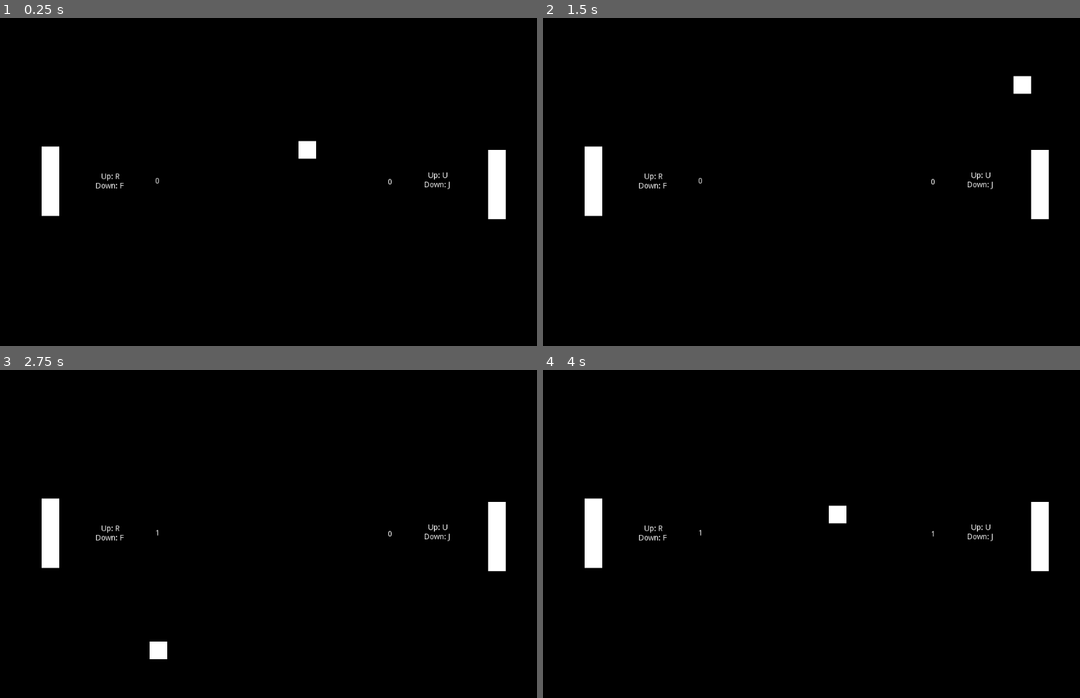
Above: before the commit, frames 1-4 (two rows, left to right).
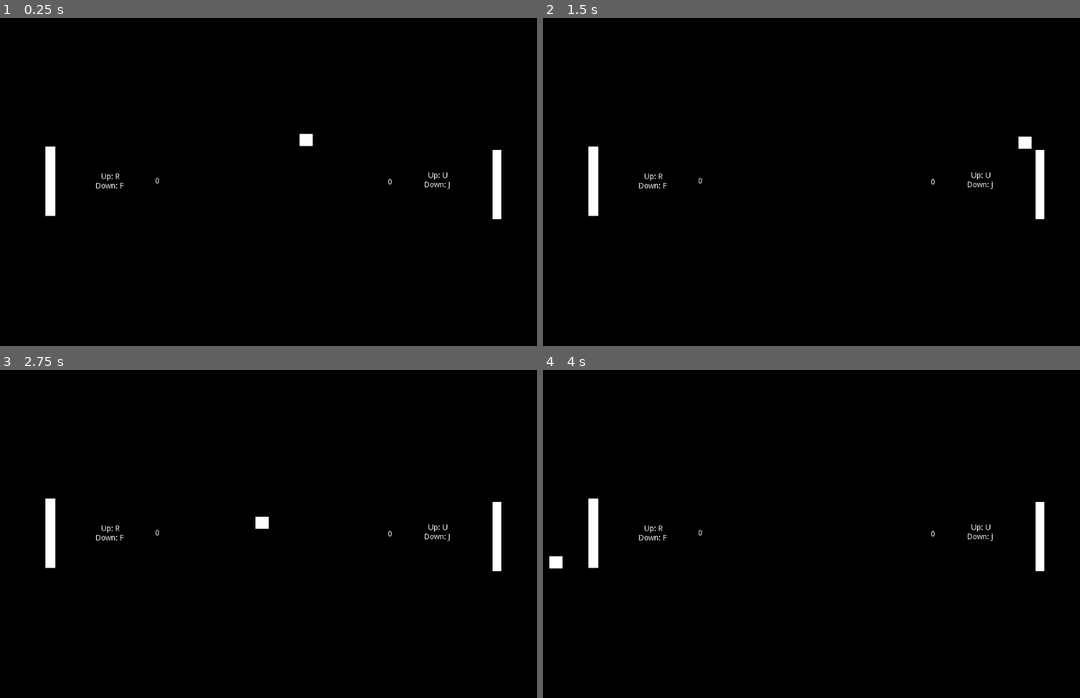
Above: after the commit, the same moments.

Repository: Boyquotes/pong-godot
Game: Godot game, scene res://scene/MainScreen2D.tscn
The game is run twice, just before and just after one commit, with the same random seed, the same clock (stepped at 60 frames per second) and the same inputs.
Inputs:
- Up to frame 1 (0.25 s): no input
- Up to frame 2 (1.5 s): tap Enter at 0.5 s; hold Up (ui_up) 0.53-1.28 s; hold Down (ui_down) from 1.28 s (still down)
- Up to frame 3 (2.75 s): release Down (ui_down) at 2.03 s; hold Up (ui_up) from 2.03 s (still down)
- Up to frame 4 (4 s): release Up (ui_up) at 3.53 s; hold Down (ui_down) from 3.53 s (still down)

The runs differ from the first frame. In frame 1, 0.9% of the frame differs, in the area x 7-95%, y 35-62%; in frame 2, 1.0%; in frame 3, 1.0%; in frame 4, 1.0%, in the area x 1-95%, y 39-62%.

Commit message:
Random move of ball

Diff:
--- a/source/scene/MainScreen2D.tscn
+++ b/source/scene/MainScreen2D.tscn
@@ -7,7 +7,7 @@
 [ext_resource path="res://texture/black.jpg" type="Texture" id=5]
 
 [sub_resource type="RectangleShape2D" id=1]
-extents = Vector2( 16, 63 )
+extents = Vector2( 9.5, 63 )
 
 [sub_resource type="RectangleShape2D" id=4]
 extents = Vector2( 10.5, 308 )
@@ -22,7 +22,7 @@
 extents = Vector2( 525.5, 10.5 )
 
 [sub_resource type="RectangleShape2D" id=6]
-extents = Vector2( 16, 16 )
+extents = Vector2( 12, 11 )
 
 [node name="MainScreen2D" type="Node2D"]
 script = ExtResource( 4 )
@@ -39,10 +39,12 @@
 key_move_down = "keyboard_f"
 
 [node name="Sprite" type="Sprite" parent="Player1"]
-scale = Vector2( 1, 3.9375 )
+position = Vector2( -2.6226e-06, 0 )
+scale = Vector2( 0.5625, 3.9375 )
 texture = ExtResource( 1 )
 
 [node name="CollisionShape2D" type="CollisionShape2D" parent="Player1"]
+position = Vector2( -0.5, 0 )
 shape = SubResource( 1 )
 
 [node name="EndSideLeft" type="StaticBody2D" parent="."]
@@ -72,6 +74,8 @@
 script = ExtResource( 3 )
 
 [node name="Sprite" type="Sprite" parent="Ball"]
+position = Vector2( -7.62939e-06, -9.53674e-06 )
+scale = Vector2( 0.75, 0.687501 )
 texture = ExtResource( 1 )
 
 [node name="CollisionShape2D" type="CollisionShape2D" parent="Ball"]
@@ -84,7 +88,8 @@
 key_move_down = "keyboard_j"
 
 [node name="Sprite" type="Sprite" parent="Player2"]
-scale = Vector2( 1, 3.9375 )
+position = Vector2( 1.52588e-05, 0 )
+scale = Vector2( 0.500001, 3.9375 )
 texture = ExtResource( 1 )
 
 [node name="CollisionShape2D" type="CollisionShape2D" parent="Player2"]
--- a/source/script/Ball.gd
+++ b/source/script/Ball.gd
@@ -5,15 +5,15 @@
 # var a = 2
 # var b = "text"
 
-export (int) var velocity_speed = 10
+export (int) var velocity_speed = 8
 var velocity = Vector2.ZERO
 var object_collision = null
 var object_name = null
 
 # Called when the node enters the scene tree for the first time.
 func _ready():
-	velocity.y -= 25
-	velocity.x += 25
+	velocity.y -= 40
+	velocity.x += 30
 
 	pass # Replace with function body.
 
@@ -24,7 +24,25 @@
 func _physics_process(delta):
 	object_collision = move_and_collide((velocity * velocity_speed) * delta)
 	if object_collision != null:
-		velocity_speed += 0.1
+
+		if velocity.x > 0:
+			velocity.x += (randi() % 5) + 1
+		elif velocity.x < 0:
+			velocity.x -= (randi() % 5) + 1
+
+		if velocity.y > 0:
+			velocity.y += (randi() % 5) + 1
+		elif velocity.y < 0:
+			velocity.y -= (randi() % 5) + 1
+
+		if velocity.x >= 100:
+			velocity.x /= (randi() % 5) + 1
+		if velocity.y >= 100:
+			velocity.y /= (randi() % 5) + 1
+
+		print("Ball move position: ", velocity)
+		print("Ball speed: ", velocity_speed)
+
 		object_name = object_collision.get_collider().name
 		var textnumber = null
 
--- a/source/script/Player.gd
+++ b/source/script/Player.gd
@@ -18,7 +18,6 @@
 	elif Input.is_action_pressed(key_move_down):
 		velocity.y += 1
 
-
 	if(object_collision != null):
 		if(object_collision.get_collider().name == "EndSideTop"):
 			velocity.y *= -1
